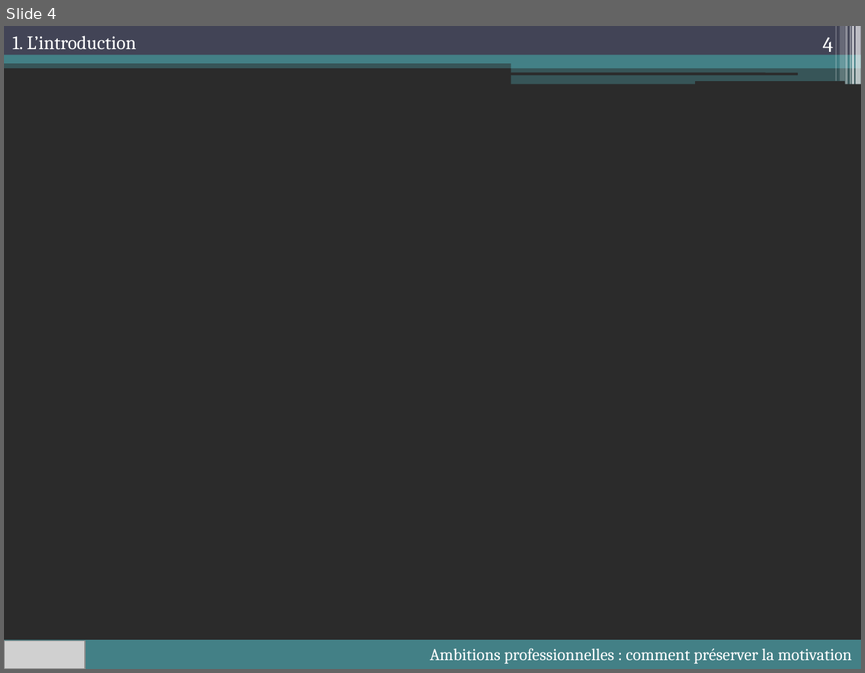
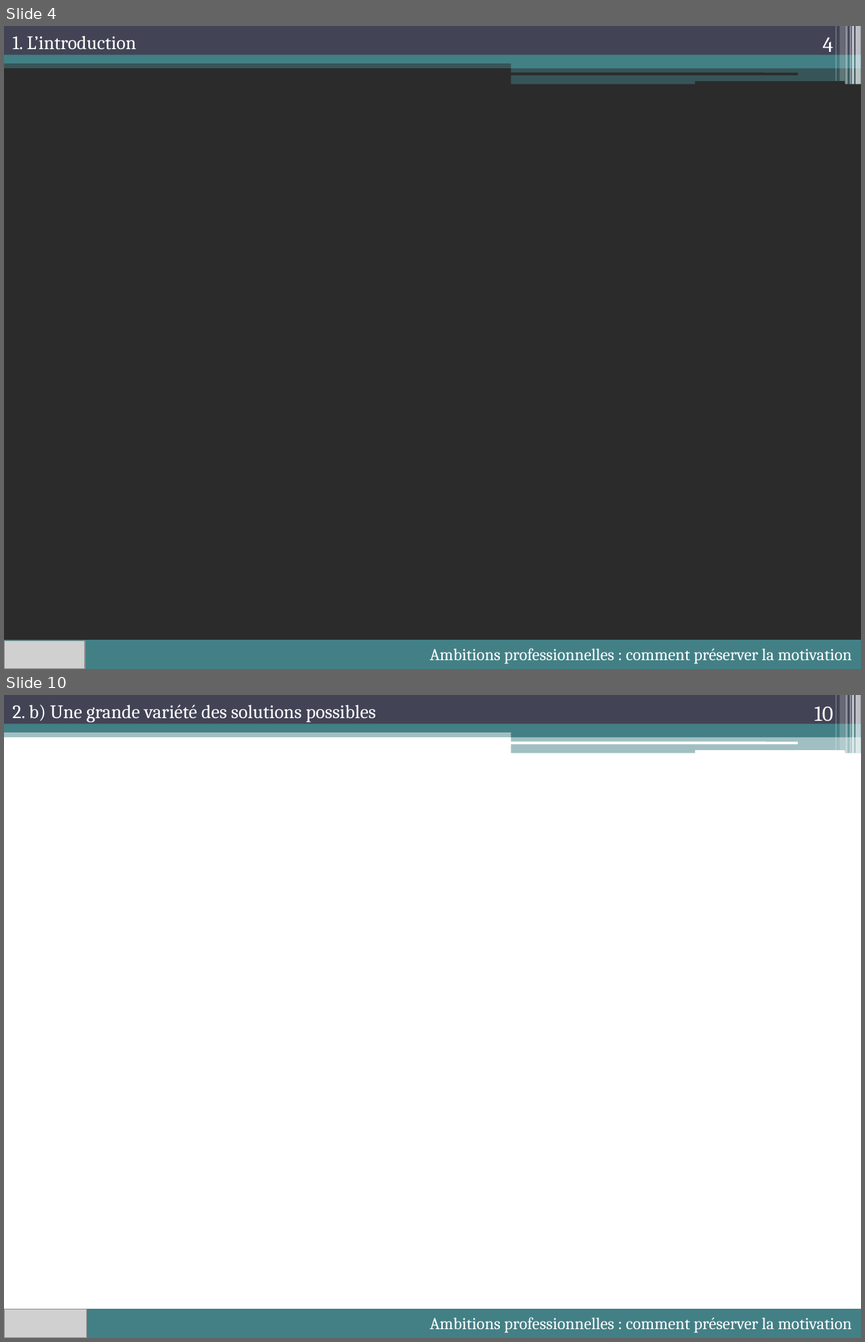
Before and after one commit to lioubouchkin/soutenance, a slide deck: Soutenance.pptx. Shown one above the other, each under a label of ours: slide 4 before the commit, slides 4 and 10 after it; the slides between them are not shown. The pictures are 865x673 and 865x1342 pixels, drawn with LibreOffice and Linux fonts; fonts in the diff are those of the drawing; grey boxes stand for pictures; background and template pictures are left out; a plain dark background stands for a picture behind light text. Boxes give left, top, right and bottom in pixels: in the first picture for what was removed or moved away, otherwise in the second. Text is boxed around its words. In the diff, an @@ line names an element or a change of style, - is before the commit and + after.

```diff
--- a/Soutenance.pptx
+++ b/Soutenance.pptx
@@ slide 10 added at (4, 695, 861, 1338), background #FFFFFF; not listed: 13 template elements that a slide beside it also shows @@
@@ text added at (12, 705, 376, 722), 16 pt, text #FFFFFF @@
+2. b) Une grande variété des solutions possibles
@@ page number added at (814, 707, 833, 726), 18 pt, text #FFFFFF @@
+10
@@ rectangle added at (4, 1308, 861, 1338), fill #438086, 14 pt, text #FFFFFF @@
+Ambitions professionnelles : comment préserver la motivation
@@ picture added at (4, 1309, 87, 1338) @@
```
Also in this commit, not shown: 5 other slides added, 1 slide removed, 11 other files.
